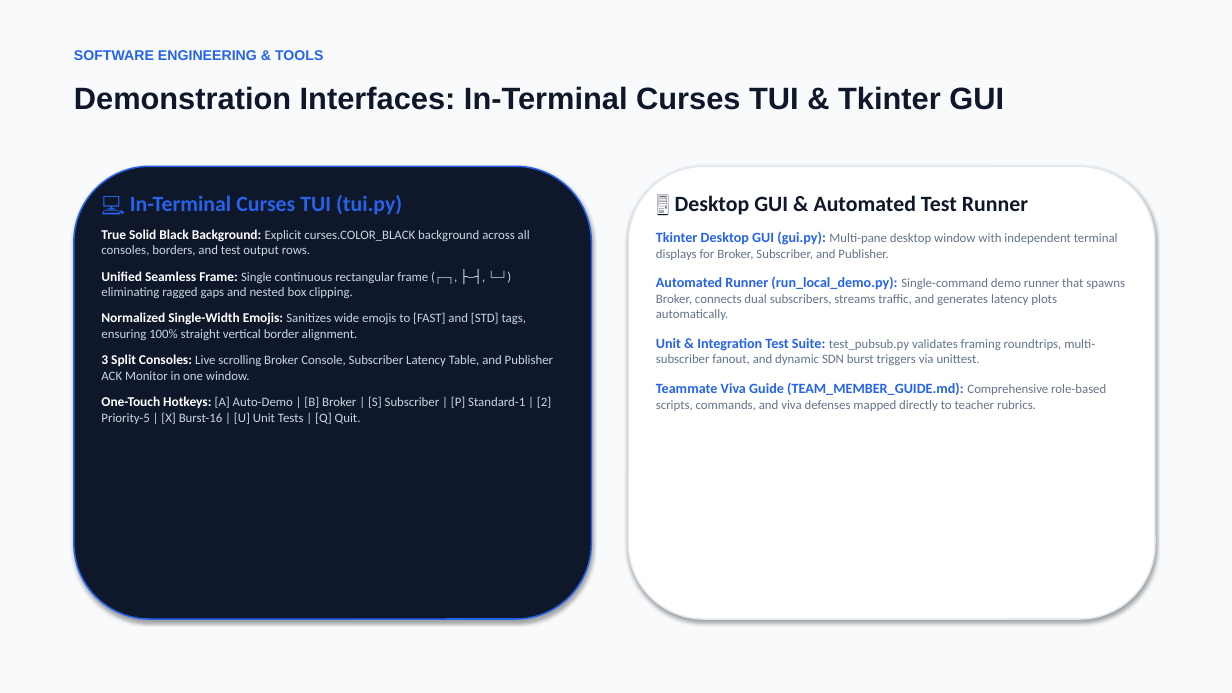
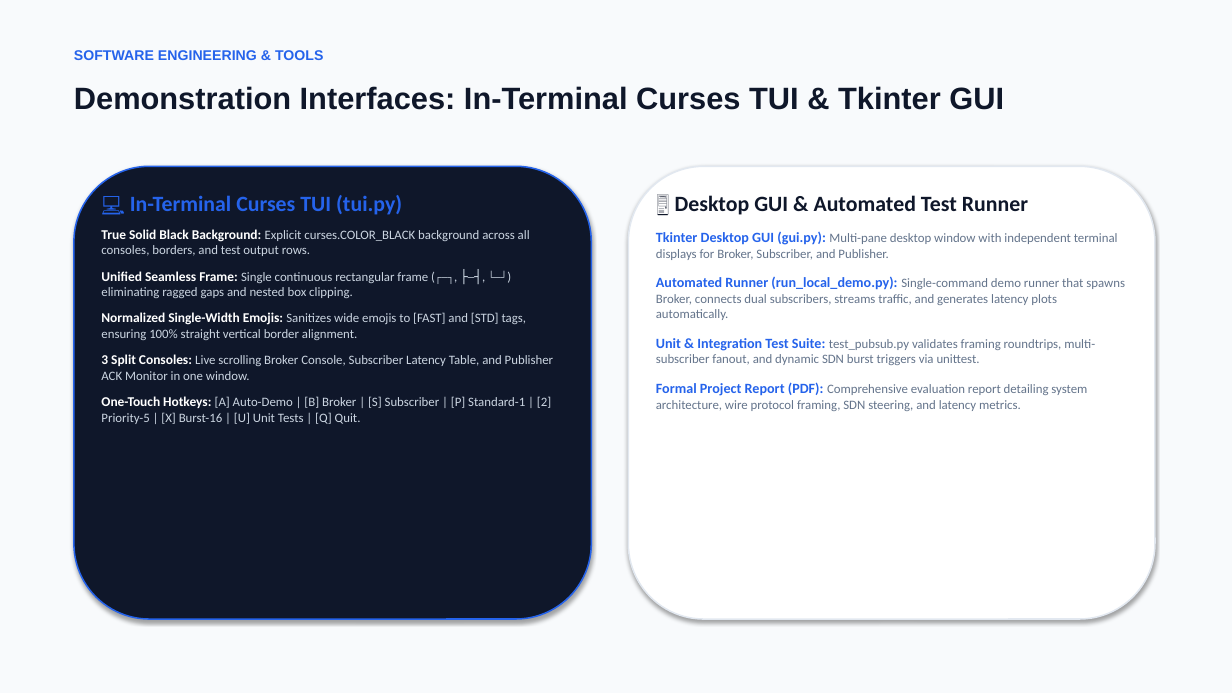
Before and after one commit to chandrugworkspace/sdn-tcp-pubsub, a slide deck: slide 10 of SDN_TCP_PubSub_Presentation.pptx. Drawn at 1232x693 pixels with LibreOffice and Linux fonts; fonts in the diff are those of the drawing. Boxes give left, top, right and bottom in pixels: in the first picture for what was removed or moved away, otherwise in the second. Text is boxed around its words. In the diff, an @@ line names an element or a change of style, - is before the commit and + after.

Commit message:
docs: remove all viva question formats from README, report, and presentation slides

```diff
--- a/SDN_TCP_PubSub_Presentation.pptx
+++ b/SDN_TCP_PubSub_Presentation.pptx
@@ text at (x1=656, y1=382, x2=1087, y2=411): text changed @@
-Teammate Viva Guide (TEAM_MEMBER_GUIDE.md): Comprehensive role-based scripts, commands, and viva defenses mapped directly to teacher rubrics.
+Formal Project Report (PDF): Comprehensive evaluation report detailing system architecture, wire protocol framing, SDN steering, and latency metrics.
```
Also in this commit, not shown: 2 other slides changed, 5 other files.
